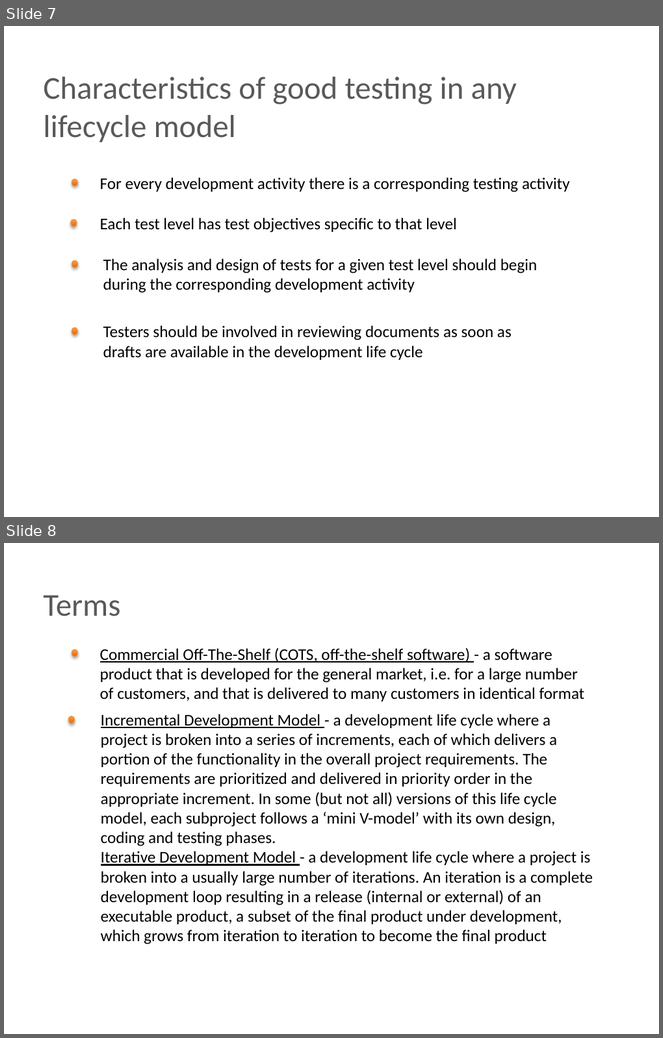
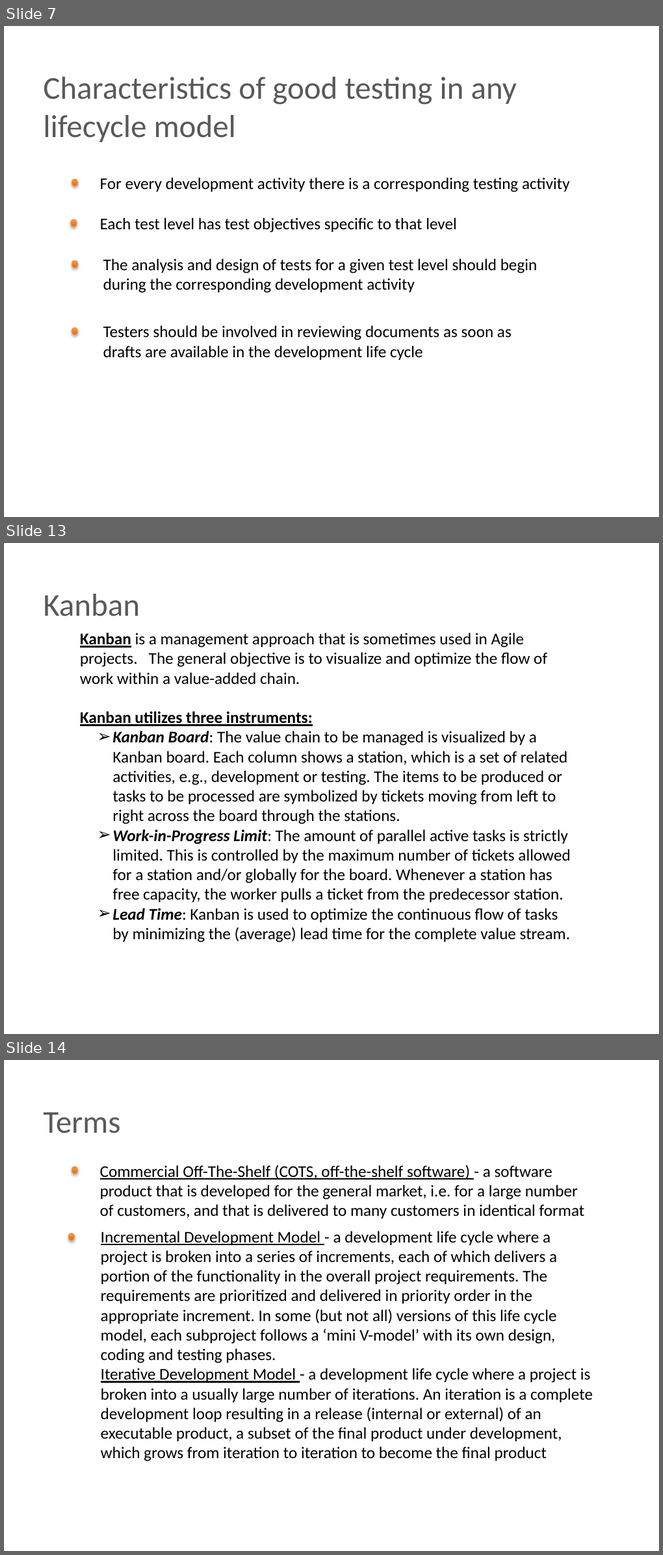
Before and after one commit to BigRacer/swtesting, a slide deck: inna/Занятие2/Занятие 2.pptx. Shown one above the other, each under a label of ours: slides 7 and 8 before the commit, slides 7, 13 and 14 after it; the slides between them are not shown. The pictures are 663x1038 and 663x1555 pixels, drawn with LibreOffice and Linux fonts; fonts in the diff are those of the drawing; background and template pictures are left out. Boxes give left, top, right and bottom in pixels: in the first picture for what was removed or moved away, otherwise in the second. Text is boxed around its words. In the diff, an @@ line names an element or a change of style, - is before the commit and + after.

```diff
--- a/inna/Занятие2/Занятие 2.pptx
+++ b/inna/Занятие2/Занятие 2.pptx
@@ slide 13 added at bbox=[4, 543, 659, 1034], background picture (left out) @@
@@ text added at bbox=[43, 594, 140, 616], 35 pt, text #595959 @@
+Kanban
@@ text added at bbox=[80, 633, 570, 943], 18 pt, text #000000 @@
+Kanban is a management approach that is sometimes used in Agile projects. The general objective is to visualize and optimize the flow of work within a value-added chain.
+Kanban utilizes three instruments:
+  ➢ Kanban Board: The value chain to be managed is visualized by a Kanban board. Each column shows a station, which is a set of related activities, e.g., development or testing. The items to be produced or tasks to be processed are symbolized by tickets moving from left to right across the board through the stations.
+  ➢ Work-in-Progress Limit: The amount of parallel active tasks is strictly limited. This is controlled by the maximum number of tickets allowed for a station and/or globally for the board. Whenever a station has free capacity, the worker pulls a ticket from the predecessor station.
+  ➢ Lead Time: Kanban is used to optimize the continuous flow of tasks by minimizing the (average) lead time for the complete value stream.
@@ what was slide 8 is now slide 14 @@
```
Also in this commit, not shown: 5 other slides added.
